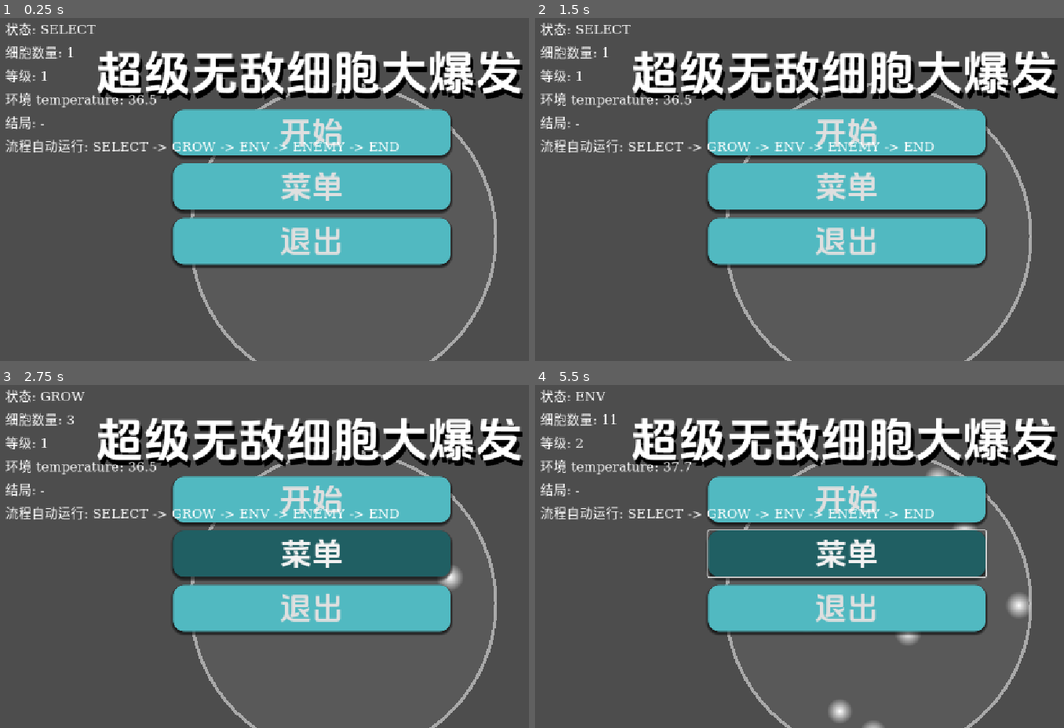
Above: before the commit, frames 1-4 (two rows, left to right).
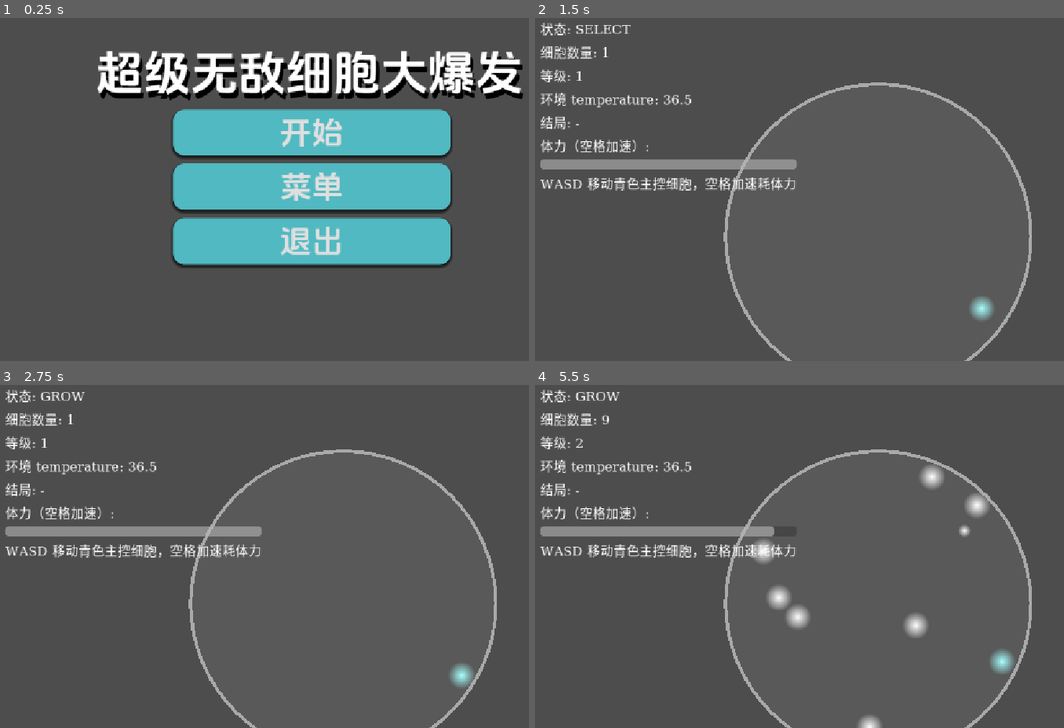
Above: after the commit, the same moments.

Repository: Galax121/-
Game: Godot game, scene res://main/Main.tscn
Same seed, same stepped clock (60 frames per second), same inputs: the game is played once before the commit and once after it.
Inputs (mouse positions are in pixels of both pictures, inside the frame that each line leads up to):
- Up to frame 1 (0.25 s): no input
- Up to frame 2 (1.5 s): click "开始" at 0.5 s; click (847, 131) at 1.25 s, where only the run before the commit has a clickable "开始"
- Up to frame 3 (2.75 s): click (312, 553) at 2 s, where only the run before the commit has a clickable "菜单"
- Up to frame 4 (5.5 s): tap Enter (ui_accept) at 2.75, 3.02, 3.05, 3.32, 3.6, 3.77, 4.07 s; hold Right (ui_right) 2.78-3.53 s; hold Space 2.78-3.53 s; hold Down (ui_down) 3.53-4.28 s; tap Space at 3.8 s; hold Right (ui_right) 4.28-5.03 s; hold Up (ui_up) from 5.03 s (still down)

The runs differ from the first frame. In frame 1, 2.9% of the frame differs, in the area x 1-94%, y 1-100%; in frame 2, 34%; in frame 3, 34%; in frame 4, 35%, in the area x 1-99%, y 2-100%.

Commit message:
额不知道叫什么

Diff:
--- a/autoload/GameManager.gd
+++ b/autoload/GameManager.gd
@@ -12,6 +12,8 @@
 var elapsed: float = 0.0
 var state_timer: float = 0.0
 var ending_id: String = ""
+# 是否已点开始：没点之前停在菜单界面，_process 不推进
+var started: bool = false
 
 # 不写类型，方便以后替换成真实系统
 var cell_system = null
@@ -36,6 +38,9 @@
 	print("[GameManager] 游戏启动，当前状态 = SELECT（自动选细胞）")
 
 func _process(delta: float) -> void:
+	# 没点开始就不跑，停在菜单界面
+	if not started:
+		return
 	if current_state == GameState.END:
 		return
 	elapsed += delta
@@ -106,6 +111,18 @@
 	EventBus.ending_triggered.emit(id)
 	_change_state(GameState.END)
 
+# 从菜单点“开始”后调用：重置所有系统并开始推进，支持重开一局
+func start_game() -> void:
+	cell_system.init()
+	environment_system.init()
+	skill_system.init()
+	ending_system.init()
+	elapsed = 0.0
+	ending_id = ""
+	started = true
+	_change_state(GameState.SELECT)
+	print("[GameManager] 玩家点开始，进入游戏")
+
 func state_to_string(state: int) -> String:
 	match state:
 		GameState.SELECT:
--- a/main/Main.gd
+++ b/main/Main.gd
@@ -4,6 +4,9 @@
 ## 细胞运动：出生后缓慢自由滑动，出生不重叠，相撞后按原速率弹开。
 ## 细胞外观：白色圆形，大小统一，出生时由小到大渐变。
 ## 培养皿：大灰色圆形边界，细胞碰到后原速反弹。
+## 流程：先显示副 C 的主菜单（MainMenuLayer），点“开始”后才出现培养皿和数值。
+## 主控：第一个出生的细胞是主控（青色），WASD 控制方向，空格加速耗体力，
+##   不加速缓慢回体力，体力条在左上角数值区。用默认输入映射，无需配键。
 
 var label_state: Label
 var label_cells: Label
@@ -11,6 +14,12 @@
 var label_env: Label
 var label_ending: Label
 var label_hint: Label
+var stamina_bar: ProgressBar
+
+# 左上角数值区容器，菜单阶段先藏起来，点开始后再出现
+var stats_box: VBoxContainer
+# 副 C 的菜单层（Main.tscn 里的 MainMenuLayer），点开始后藏起来
+var menu_layer: CanvasLayer
 
 # 细胞画面相关：容器 + 共享贴图 + 随机数 + 已生成的精灵列表 + 每个细胞的速度和年龄
 var cell_layer: Node2D
@@ -21,29 +30,121 @@
 var cell_ages: Array[float] = []
 # 画面上最多画多少个，避免数量太大卡顿（逻辑数量不受限，Label 照常显示）
 const MAX_VISUAL: int = 80
-# 运动与碰撞参数：速度慢、细胞半径（碰撞距离 = 两倍半径）
+# 普通细胞：速度慢、细胞半径（碰撞距离 = 两倍半径）
 const SPEED_MIN: float = 20.0
 const SPEED_MAX: float = 35.0
 const CELL_RADIUS: float = 20.0
+# 主控细胞：比普通稍快，加速倍率，体力消耗/恢复速率
+const MAIN_BASE_SPEED: float = 45.0
+const MAIN_SPRINT_MULT: float = 1.8
+const MAIN_DRIFT_SPEED: float = 22.0
+const STAMINA_MAX: float = 100.0
+const STAMINA_DRAIN: float = 30.0
+const STAMINA_REGEN: float = 12.0
 # 外观参数：所有细胞最大形态统一，出生后用这么久长到最大
 const CELL_MAX_SCALE: float = 0.8
 const GROW_TIME: float = 0.6
 # 培养皿半径（相对 cell_layer 原点），细胞圆心活动范围 = 半径 - 细胞半径
 const DISH_RADIUS: float = 280.0
 
+# 体力：加速按住空格才扣，平时缓慢恢复
+var stamina: float = STAMINA_MAX
+var is_sprinting: bool = false
+# 输入自检：第一次收到移动键时在输出栏打印一行，方便定位问题
+var _input_ok_printed: bool = false
+
 func _ready() -> void:
 	rng.randomize()
 	_build_cell_layer()
 	_build_ui()
 	_connect_signals()
+	# 菜单阶段：藏起培养皿和数值，只留菜单；游戏等点开始才跑
+	menu_layer = $MainMenuLayer
+	cell_layer.visible = false
+	stats_box.visible = false
+	_connect_menu()
 	_refresh_all()
 	print("[Main] UI 初始化完成，已订阅 EventBus")
 
-# 每帧推细胞运动 + 长大动画 + 碰撞，delta 为帧耗时
+# 接副 C 菜单的“开始”按钮：她自己的脚本负责藏菜单，这里负责出现游戏并开跑
+func _connect_menu() -> void:
+	var btn: Button = get_node_or_null("MainMenuLayer/Mainmenu/VBoxContainer/Button")
+	if btn != null:
+		btn.pressed.connect(_on_start_pressed)
+	else:
+		push_warning("[Main] 没找到开始按钮，检查 mainmenu.tscn 里是不是 VBoxContainer/Button")
+
+# 点“开始”：藏菜单 → 清空旧细胞 → 体力回满 → 出现培养皿和数值 → 通知 GameManager 开跑
+# 必须释放按钮焦点，否则按空格会重新触发开始按钮导致重开
+func _on_start_pressed() -> void:
+	get_viewport().gui_release_focus()
+	if menu_layer != null:
+		menu_layer.visible = false
+	_clear_cells()
+	stamina = STAMINA_MAX
+	is_sprinting = false
+	cell_layer.visible = true
+	stats_box.visible = true
+	GameManager.start_game()
+	_refresh_all()
+
+# 清空画面上的旧细胞（重开一局时用，逻辑数量由 GameManager 重置）
+func _clear_cells() -> void:
+	for sp in cell_sprites:
+		sp.queue_free()
+	cell_sprites.clear()
+	cell_vels.clear()
+	cell_ages.clear()
+
+# 每帧推主控输入 + 体力 + 长大动画 + 运动 + 碰撞，delta 为帧耗时
+# 菜单阶段整个层藏着，直接跳过
 func _process(delta: float) -> void:
+	if cell_layer == null or not cell_layer.visible:
+		return
+	_update_main_input()
+	_update_stamina(delta)
 	_grow_cells(delta)
 	_move_cells(delta)
 	_collide_cells()
+
+# 主控输入：cell_sprites[0] 是主控（青色），WASD/方向键定方向，空格加速
+# 直接读物理键，不依赖 InputMap，动作映射被改也不影响
+# 有输入就按输入走，没输入就缓慢漂移；加速只有体力大于 0 才生效
+func _update_main_input() -> void:
+	is_sprinting = false
+	if cell_sprites.is_empty():
+		return
+	var dir := Vector2.ZERO
+	if Input.is_physical_key_pressed(KEY_A) or Input.is_key_pressed(KEY_LEFT):
+		dir.x -= 1.0
+	if Input.is_physical_key_pressed(KEY_D) or Input.is_key_pressed(KEY_RIGHT):
+		dir.x += 1.0
+	if Input.is_physical_key_pressed(KEY_W) or Input.is_key_pressed(KEY_UP):
+		dir.y -= 1.0
+	if Input.is_physical_key_pressed(KEY_S) or Input.is_key_pressed(KEY_DOWN):
+		dir.y += 1.0
+	if dir == Vector2.ZERO:
+		dir = Input.get_vector("ui_left", "ui_right", "ui_up", "ui_down")
+	if dir.length() < 0.01:
+		if cell_vels[0].length() > MAIN_DRIFT_SPEED:
+			cell_vels[0] = cell_vels[0].normalized() * MAIN_DRIFT_SPEED
+		return
+	if not _input_ok_printed:
+		_input_ok_printed = true
+		print("[Main] 移动输入已接通，主控开始响应")
+	var want_sprint: bool = (Input.is_physical_key_pressed(KEY_SPACE) or Input.is_action_pressed("ui_accept")) and stamina > 0.0
+	var spd: float = MAIN_BASE_SPEED * (MAIN_SPRINT_MULT if want_sprint else 1.0)
+	cell_vels[0] = dir.normalized() * spd
+	is_sprinting = want_sprint
+
+# 体力：加速扣，平时回，同步到体力条
+func _update_stamina(delta: float) -> void:
+	if is_sprinting:
+		stamina = maxf(stamina - STAMINA_DRAIN * delta, 0.0)
+	else:
+		stamina = minf(stamina + STAMINA_REGEN * delta, STAMINA_MAX)
+	if stamina_bar != null:
+		stamina_bar.value = stamina
 
 # 细胞层：放在 (640, 420) 附近，培养皿圆心就在这里，所有细胞都是它的子节点
 func _build_cell_layer() -> void:
@@ -104,12 +205,21 @@
 	box.position = Vector2(20, 20)
 	box.add_theme_constant_override("separation", 8)
 	layer.add_child(box)
+	stats_box = box
 	label_state = _make_label(box, "状态: -")
 	label_cells = _make_label(box, "细胞数量: -")
 	label_level = _make_label(box, "等级: -")
 	label_env = _make_label(box, "环境温度: -")
 	label_ending = _make_label(box, "结局: -")
-	label_hint = _make_label(box, "流程自动运行: SELECT -> GROW -> ENV -> ENEMY -> END")
+	_make_label(box, "体力（空格加速）:")
+	stamina_bar = ProgressBar.new()
+	stamina_bar.min_value = 0.0
+	stamina_bar.max_value = STAMINA_MAX
+	stamina_bar.value = STAMINA_MAX
+	stamina_bar.show_percentage = false
+	stamina_bar.custom_minimum_size = Vector2(220, 18)
+	box.add_child(stamina_bar)
+	label_hint = _make_label(box, "WASD 移动青色主控细胞，空格加速耗体力")
 
 func _make_label(parent: Control, text: String) -> Label:
 	var label := Label.new()
@@ -140,7 +250,8 @@
 	label_cells.text = "细胞数量: %d" % count
 	_sync_cell_visuals(count)
 
-# 按数量补齐细胞精灵：少了就新建（找不重叠的位置 + 随机速度 + 从小开始长），多了就删掉
+# 按数量补齐细胞精灵：第 1 个是青色主控，其余白色
+# 少了就新建（找不重叠的位置 + 随机速度 + 从小开始长），多了就删掉（主控永远不删）
 func _sync_cell_visuals(count: int) -> void:
 	var target: int = mini(count, MAX_VISUAL)
 	while cell_sprites.size() < target:
@@ -149,15 +260,23 @@
 		sp.position = _find_free_spot()
 		# 出生时很小，随后在 _grow_cells 里长到统一的最大尺寸
 		sp.scale = Vector2.ONE * CELL_MAX_SCALE * 0.1
-		sp.modulate = Color(1, 1, 1, 1)
+		var is_main: bool = cell_sprites.is_empty()
+		if is_main:
+			sp.modulate = Color(0.65, 1.0, 1.0)
+		else:
+			sp.modulate = Color(1, 1, 1, 1)
 		cell_layer.add_child(sp)
 		cell_sprites.append(sp)
 		cell_ages.append(0.0)
-		# 随机方向、缓慢速率
-		var ang: float = rng.randf_range(0.0, TAU)
-		var spd: float = rng.randf_range(SPEED_MIN, SPEED_MAX)
-		cell_vels.append(Vector2(cos(ang), sin(ang)) * spd)
-	while cell_sprites.size() > target:
+		# 主控初始给个慢速，方向等玩家按键；普通细胞随机方向、缓慢速率
+		if is_main:
+			cell_vels.append(Vector2.RIGHT * MAIN_DRIFT_SPEED)
+		else:
+			var ang: float = rng.randf_range(0.0, TAU)
+			var spd: float = rng.randf_range(SPEED_MIN, SPEED_MAX)
+			cell_vels.append(Vector2(cos(ang), sin(ang)) * spd)
+	# 只从末尾删，主控（下标 0）永远保留
+	while cell_sprites.size() > target and cell_sprites.size() > 1:
 		var last: Sprite2D = cell_sprites.pop_back()
 		cell_vels.pop_back()
 		cell_ages.pop_back()
@@ -196,6 +315,7 @@
 	return Vector2(cos(a), sin(a)) * r
 
 # 直线滑动 + 碰到培养皿圆壁沿法线反射，速率归一回原来大小
+# 主控的速度由 _update_main_input 每帧重写，这里只管推位置和碰壁
 func _move_cells(delta: float) -> void:
 	var max_center: float = DISH_RADIUS - CELL_RADIUS
 	for i in range(cell_sprites.size()):
@@ -250,6 +370,9 @@
 				nv2 = n * s2
 			cell_vels[i] = nv1
 			cell_vels[j] = nv2
+			# 主控被撞后速率可能乱掉，下一帧输入会按规则重写，这里只保底
+			if i == 0 and nv1.length() > MAIN_BASE_SPEED * MAIN_SPRINT_MULT:
+				cell_vels[0] = nv1.normalized() * MAIN_BASE_SPEED * MAIN_SPRINT_MULT
 
 func _on_env_changed(name: String, value: float) -> void:
 	label_env.text = "环境 %s: %.1f" % [name, value]
